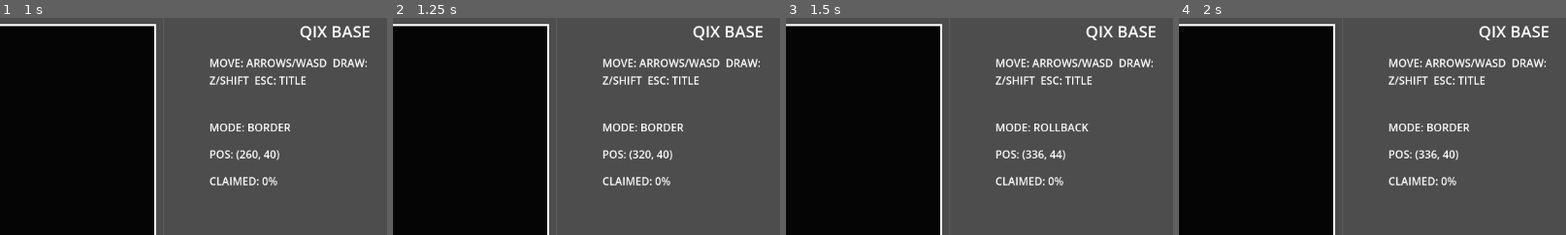
Above: before the commit, frames 1-4 (left to right).
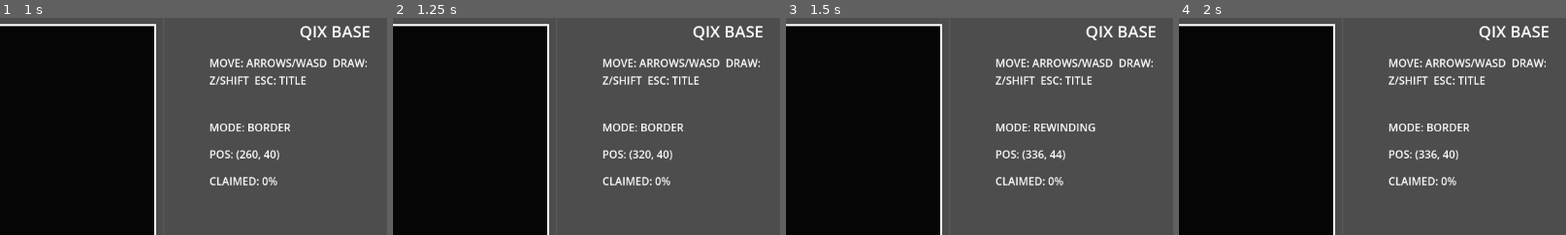
Above: after the commit, the same moments.

Repository: goenc/qix-project
Game: Godot game, scene res://scenes/title_main.tscn
Two runs of this game, one before a commit and one after it. Both use one fixed random seed, a clock stepped at 60 frames per second and the inputs below.
Inputs (mouse positions are % of the whole screen's width and height, from its top left):
- Up to frame 1 (1 s): tap Enter (ui_accept) at 0.5, 0.77 s; move the mouse to (72, 45) at 0.52 s; hold Right (move_right) from 0.53 s (still down); tap Shift at 0.6 s; click (72, 45) at 0.67 s
- Up to frame 2 (1.25 s): keep holding Right (move_right)
- Up to frame 3 (1.5 s): move the mouse to (30, 55) at 1.27 s; release Right (move_right) at 1.28 s; hold Down (move_down) from 1.28 s (still down); tap Shift (qix_draw) at 1.35 s
- Up to frame 4 (2 s): keep holding Down (move_down); tap Enter (ui_accept) at 1.52 s
The pictures show only the part of the screen within x 50-100%, y 4-54%; the shares and areas given below are measured in that part.

Frames 1-2 are identical in both runs. In frame 3, 0.4% of the frame differs, in the area x 65-80%, y 48-53%; in frame 4, nothing differs.

Commit message:
プレイヤーの内部移動巻き戻し再開を追加
・REWINDING 状態を追加して Shift 離し時の逆順巻き戻しと再押下時の途中再開を実装
・内部移動を最後に押した方向優先の四方向入力に制限
・trail_points と TrailLine の表示同期を巻き戻し中と再開後も維持

Diff:
--- a/scripts/player/base_player.gd
+++ b/scripts/player/base_player.gd
@@ -15,7 +15,7 @@
 enum PlayerState {
 	BORDER,
 	DRAWING,
-	ROLLBACK
+	REWINDING
 }
 
 var playfield_rect: Rect2 = Rect2()
@@ -23,8 +23,8 @@
 var trail_points: PackedVector2Array = PackedVector2Array()
 var has_left_border: bool = false
 var border_progress := 0.0
-var rollback_speed := move_speed
-var rollback_index: int = -1
+var rewind_speed := move_speed
+var rewind_index: int = -1
 var drawing_input_sequence: int = 0
 var drawing_input_order: Dictionary = {
 	&"move_left": 0,
@@ -56,7 +56,7 @@
 			playfield_rect.position.y
 		)
 		position = _snap_point_to_border(position)
-	elif state == PlayerState.DRAWING or state == PlayerState.ROLLBACK:
+	elif state == PlayerState.DRAWING or state == PlayerState.REWINDING:
 		position = _clamp_to_playfield(position)
 	else:
 		position = _snap_point_to_border(position)
@@ -78,7 +78,7 @@
 		Input.get_axis("move_left", "move_right"),
 		Input.get_axis("move_up", "move_down")
 	)
-	var drawing_direction := _get_drawing_direction()
+	var drawing_direction := _restrict_drawing_direction(direction)
 	if direction.length_squared() > 1.0:
 		direction = direction.normalized()
 
@@ -87,8 +87,8 @@
 			_process_border(direction, delta)
 		PlayerState.DRAWING:
 			_process_drawing(drawing_direction, delta)
-		PlayerState.ROLLBACK:
-			_process_rollback(delta)
+		PlayerState.REWINDING:
+			_process_rewinding(delta)
 
 	_apply_movement_constraints()
 
@@ -97,8 +97,8 @@
 	match state:
 		PlayerState.DRAWING:
 			return "DRAWING"
-		PlayerState.ROLLBACK:
-			return "ROLLBACK"
+		PlayerState.REWINDING:
+			return "REWINDING"
 		_:
 			return "BORDER"
 
@@ -121,7 +121,7 @@
 
 func _process_drawing(direction: Vector2, delta: float) -> void:
 	if !Input.is_action_pressed("qix_draw"):
-		_start_rollback()
+		_start_rewinding()
 		return
 
 	var current_position := position
@@ -144,7 +144,7 @@
 func _start_drawing() -> void:
 	state = PlayerState.DRAWING
 	has_left_border = false
-	rollback_index = -1
+	rewind_index = -1
 	drawing_segment_direction = Vector2.ZERO
 	position = _snap_point_to_border(position)
 	border_progress = _point_to_border_progress(position)
@@ -160,29 +160,26 @@
 	border_progress = _point_to_border_progress(position)
 	drawing_segment_direction = Vector2.ZERO
 	state = PlayerState.BORDER
-	_apply_state_visuals()
-
-
-func _start_rollback() -> void:
-	rollback_speed = move_speed
-	if trail_points.is_empty():
-		trail_points.append(position)
-	else:
-		var last_point: Vector2 = trail_points[trail_points.size() - 1]
-		if !last_point.is_equal_approx(position):
-			trail_points.append(position)
-		else:
-			trail_points[trail_points.size() - 1] = position
+	trail_points = PackedVector2Array()
+	has_left_border = false
+	rewind_index = -1
+	_update_trail_line()
+	_apply_state_visuals()
+
+
+func _start_rewinding() -> void:
+	rewind_speed = move_speed
+	_ensure_trail_endpoint(position)
 
 	drawing_segment_direction = Vector2.ZERO
-	state = PlayerState.ROLLBACK
+	state = PlayerState.REWINDING
 	position = trail_points[trail_points.size() - 1]
-	rollback_index = trail_points.size() - 2
+	rewind_index = trail_points.size() - 2
 	if trail_points.size() <= 1:
-		_finish_rollback()
-		return
-
-	_update_rollback_trail_line()
+		_finish_rewinding()
+		return
+
+	_update_trail_line()
 	_apply_state_visuals()
 
 
@@ -213,7 +210,7 @@
 	drawing_input_order[action_name] = drawing_input_sequence
 
 
-func _get_drawing_direction() -> Vector2:
+func _restrict_drawing_direction(_direction: Vector2) -> Vector2:
 	var horizontal := _get_prioritized_axis(&"move_left", &"move_right")
 	var vertical := _get_prioritized_axis(&"move_up", &"move_down")
 
@@ -280,38 +277,69 @@
 
 func _update_trail_line() -> void:
 	if is_instance_valid(trail_line):
-		trail_line.points = trail_points
-
-
-func _update_rollback_trail_line() -> void:
-	if !is_instance_valid(trail_line):
-		return
-
+		trail_line.points = _build_visible_trail_points()
+
+
+func _build_visible_trail_points() -> PackedVector2Array:
 	var visible_points := PackedVector2Array()
-	for i in range(rollback_index + 1):
-		visible_points.append(trail_points[i])
-	visible_points.append(position)
-	trail_line.points = visible_points
-
-
-func _process_rollback(delta: float) -> void:
-	var target_point: Vector2 = trail_points[rollback_index]
-	position = position.move_toward(target_point, rollback_speed * delta)
+	for point in trail_points:
+		visible_points.append(point)
+
+	if state == PlayerState.REWINDING:
+		visible_points = PackedVector2Array()
+		for i in range(rewind_index + 1):
+			visible_points.append(trail_points[i])
+
+	if (
+		(state == PlayerState.DRAWING or state == PlayerState.REWINDING)
+		and (visible_points.is_empty() or !visible_points[visible_points.size() - 1].is_equal_approx(position))
+	):
+		visible_points.append(position)
+
+	return visible_points
+
+
+func _process_rewinding(delta: float) -> void:
+	if Input.is_action_just_pressed("qix_draw"):
+		_interrupt_rewinding()
+		return
+
+	_process_rewinding_step(delta)
+	_update_trail_line()
+
+
+func _process_rewinding_step(delta: float) -> void:
+	var target_point: Vector2 = trail_points[rewind_index]
+	position = position.move_toward(target_point, rewind_speed * delta)
 	if position.distance_to(target_point) <= border_epsilon:
 		position = target_point
-		rollback_index -= 1
-		if rollback_index < 0:
-			_finish_rollback()
+		rewind_index -= 1
+		if rewind_index < 0:
+			_finish_rewinding()
 			return
 
-	_update_rollback_trail_line()
-
-
-func _finish_rollback() -> void:
+
+func _interrupt_rewinding() -> void:
+	var rebuilt_trail := PackedVector2Array()
+	for i in range(rewind_index + 1):
+		rebuilt_trail.append(trail_points[i])
+	if rebuilt_trail.is_empty() or !rebuilt_trail[rebuilt_trail.size() - 1].is_equal_approx(position):
+		rebuilt_trail.append(position)
+
+	trail_points = rebuilt_trail
+	state = PlayerState.DRAWING
+	has_left_border = !_is_on_border(position)
+	rewind_index = -1
+	_update_drawing_segment_from_trail()
+	_update_trail_line()
+	_apply_state_visuals()
+
+
+func _finish_rewinding() -> void:
 	position = _snap_point_to_border(position)
 	border_progress = _point_to_border_progress(position)
 	trail_points = PackedVector2Array()
-	rollback_index = -1
+	rewind_index = -1
 	has_left_border = false
 	drawing_segment_direction = Vector2.ZERO
 	state = PlayerState.BORDER
@@ -321,18 +349,43 @@
 
 func _apply_state_visuals() -> void:
 	if is_instance_valid(body):
-		body.color = drawing_color if state == PlayerState.DRAWING or state == PlayerState.ROLLBACK else border_color
+		body.color = drawing_color if state == PlayerState.DRAWING or state == PlayerState.REWINDING else border_color
 
 
 func _apply_movement_constraints() -> void:
 	if playfield_rect.size.x <= 0.0 or playfield_rect.size.y <= 0.0:
 		return
 
-	if state == PlayerState.DRAWING or state == PlayerState.ROLLBACK:
+	if state == PlayerState.DRAWING or state == PlayerState.REWINDING:
 		position = _clamp_to_playfield(position)
 	else:
 		position = _snap_point_to_border(position)
 		border_progress = _point_to_border_progress(position)
+
+
+func _ensure_trail_endpoint(point: Vector2) -> void:
+	if trail_points.is_empty():
+		trail_points.append(point)
+		return
+
+	var last_index := trail_points.size() - 1
+	if trail_points[last_index].is_equal_approx(point):
+		trail_points[last_index] = point
+		return
+
+	trail_points.append(point)
+
+
+func _update_drawing_segment_from_trail() -> void:
+	drawing_segment_direction = Vector2.ZERO
+	if trail_points.size() < 2:
+		return
+
+	var last_segment := trail_points[trail_points.size() - 1] - trail_points[trail_points.size() - 2]
+	if absf(last_segment.x) > absf(last_segment.y):
+		drawing_segment_direction = Vector2(signf(last_segment.x), 0.0)
+	elif absf(last_segment.y) > 0.0:
+		drawing_segment_direction = Vector2(0.0, signf(last_segment.y))
 
 
 func _clamp_to_playfield(point: Vector2) -> Vector2:
Not shown, changed: runtime/commit_details.md
Not shown, changed: runtime/commit_message.md
